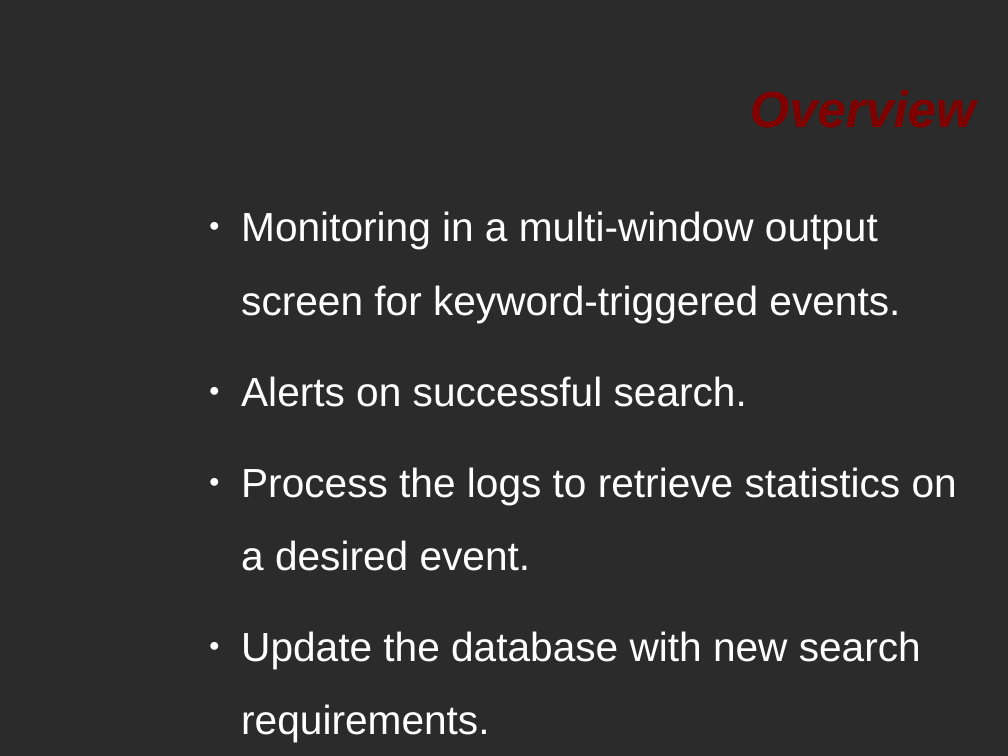
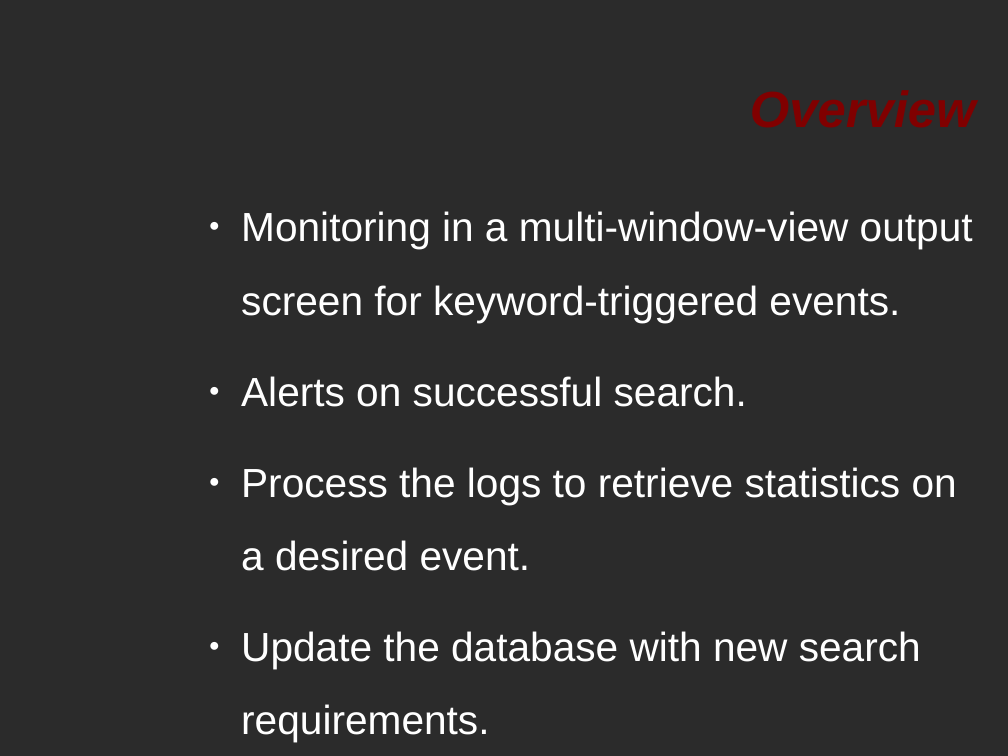
Before and after one commit to HackLikePegasus/PegasusRTM, a slide deck: slide 4 of Presentation.odp. Drawn at 1008x756 pixels with LibreOffice and Linux fonts; fonts in the diff are those of the drawing; background and template pictures are left out; a plain dark background stands for a picture behind light text. Boxes give left, top, right and bottom in pixels: in the first picture for what was removed or moved away, otherwise in the second. Text is boxed around its words. In the diff, an @@ line names an element or a change of style, - is before the commit and + after.

```diff
--- a/Presentation.odp
+++ b/Presentation.odp
@@ text at (x1=241, y1=211, x2=973, y2=322): text changed @@
-● Monitoring in a multi-window output screen for keyword-triggered events.
+● Monitoring in a multi-window-view output screen for keyword-triggered events.
```
Also in this commit, not shown: 4 other slides changed, 49 other files.
